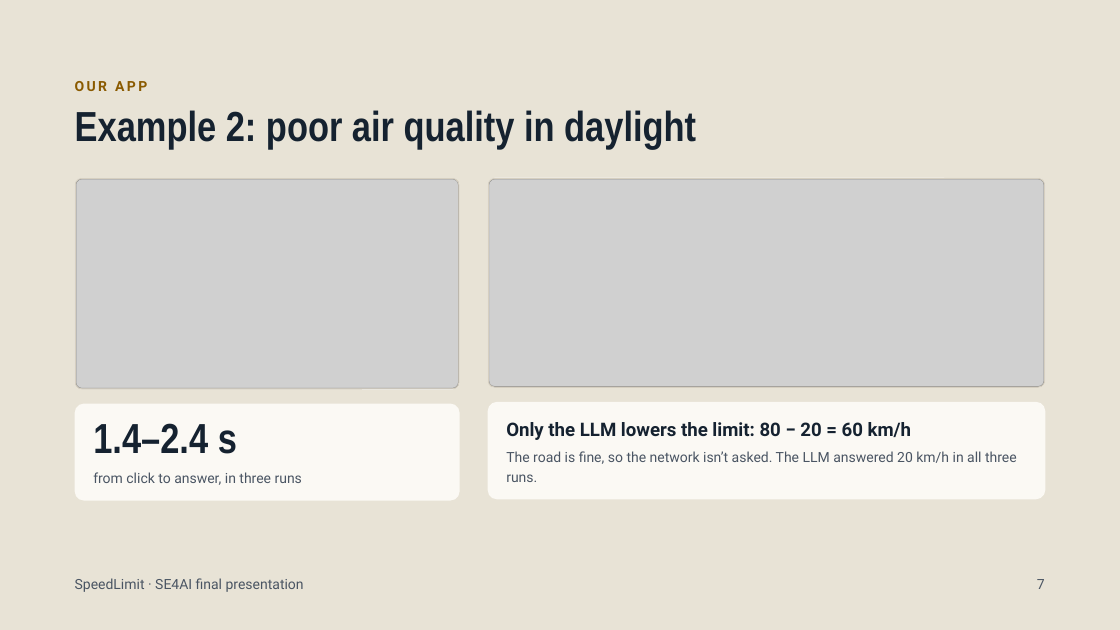
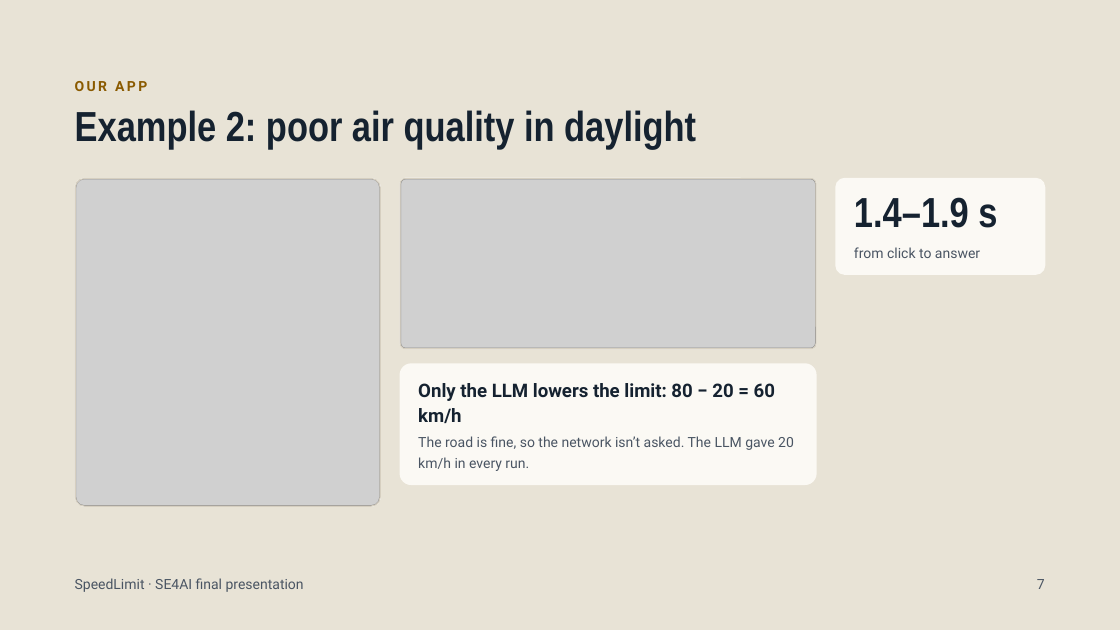
Before and after one commit to cristianvortolomei/speedlimit-se4ai, a slide deck: slide 7 of SpeedLimit3.pptx. Drawn at 1120x630 pixels with LibreOffice and Linux fonts; fonts in the diff are those of the drawing; grey boxes stand for pictures. Boxes give left, top, right and bottom in pixels: in the first picture for what was removed or moved away, otherwise in the second. Text is boxed around its words. In the diff, an @@ line names an element or a change of style, - is before the commit and + after.

Commit message:
Show the redesigned GUI with the map on the example slides

```diff
--- a/SpeedLimit3.pptx
+++ b/SpeedLimit3.pptx
@@ rounded rectangle: place and size @@
-rounded rectangle at <box>75,178,460,390</box>
+rounded rectangle at <box>75,178,381,507</box>
@@ rounded rectangle: place and size @@
-rounded rectangle at <box>76,178,460,389</box>
+rounded rectangle at <box>76,178,381,506</box>
@@ picture: place and size @@
-picture at <box>76,179,459,388</box>
+picture at <box>76,179,380,506</box>
@@ rounded rectangle: place and size @@
-rounded rectangle at <box>488,178,1046,388</box>
+rounded rectangle at <box>400,178,818,350</box>
@@ rounded rectangle: place and size @@
-rounded rectangle at <box>488,178,1044,387</box>
+rounded rectangle at <box>400,178,816,349</box>
@@ picture: place and size @@
-picture at <box>489,179,1044,386</box>
+picture at <box>401,179,816,348</box>
@@ rounded rectangle: place and size @@
-rounded rectangle at <box>75,403,460,501</box>
+rounded rectangle at <box>835,178,1045,276</box>
@@ text at <box>854,197,997,228</box>: text changed @@
-1.4–2.4 s
+1.4–1.9 s
@@ text at <box>854,247,980,258</box>: text changed @@
-from click to answer, in three runs
+from click to answer
@@ rounded rectangle: place and size @@
-rounded rectangle at <box>488,402,1046,499</box>
+rounded rectangle at <box>400,363,818,485</box>
@@ text "Only the LLM lowers the ..." rewrapped from <box>506,422,911,440</box> to <box>418,383,775,423</box> @@
@@ text at <box>418,436,794,471</box>: text changed @@
-The road is fine, so the network isn’t asked. The LLM answered 20 km/h in all three runs.
+The road is fine, so the network isn’t asked. The LLM gave 20 km/h in every run.
```
Also in this commit, not shown: 1 other slide changed.
